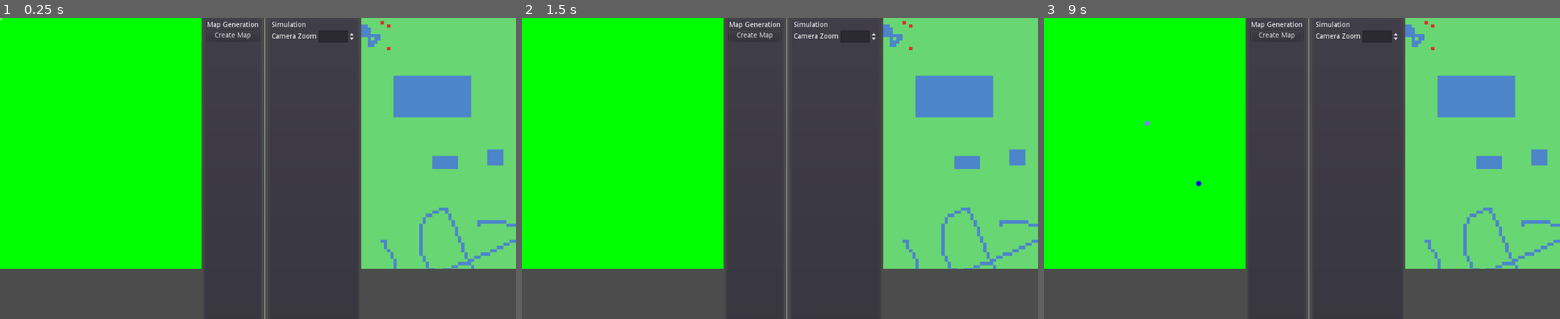
Above: before the commit, frames 1-3 (left to right).
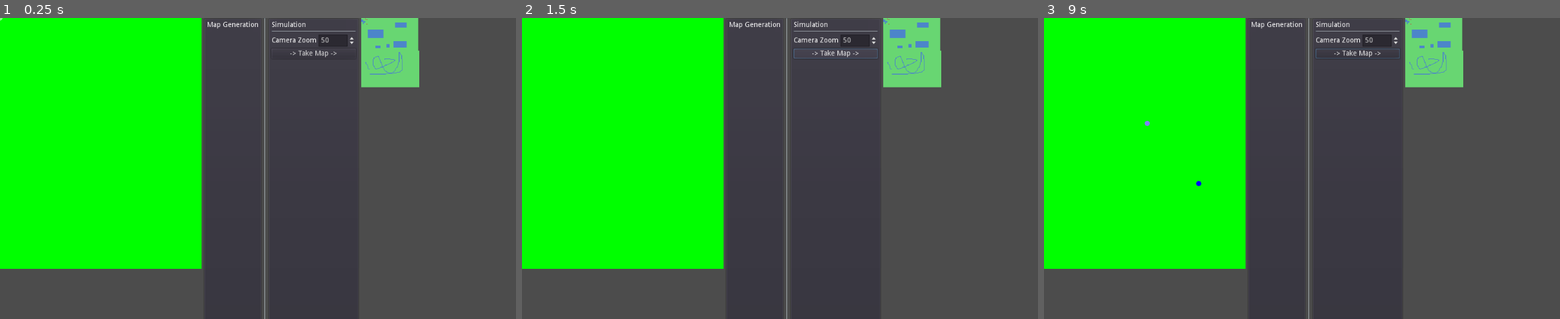
Above: after the commit, the same moments.

Repository: PSchlagnitweit/darwin_selection
Game: Godot game, scene res://scenes/Main.tscn
Two runs of this game, one before a commit and one after it. Both use one fixed random seed, a clock stepped at 60 frames per second and the inputs below. This scene is started directly instead of the project's main scene.
Inputs (mouse positions are in pixels of both pictures, inside the frame that each line leads up to):
- Up to frame 1 (0.25 s): no input
- Up to frame 2 (1.5 s): click (754, 36) at 0.5 s, where only the run before the commit has a clickable "Create Map"; click (836, 54) at 1.25 s, where only the run after the commit has a clickable "-> Take Map ->"
- Up to frame 3 (9 s): click (1276, 36) at 2 s, where only the run before the commit has a clickable "Create Map"; click (1358, 54) at 2.75 s, where only the run after the commit has a clickable "-> Take Map ->"; click (1276, 36) at 3.5 s, where only the run before the commit has a clickable "Create Map"; click (1358, 54) at 4.25 s, where only the run after the commit has a clickable "-> Take Map ->"; tap Enter at 5, 6.5, 8 s; move the mouse to (1415, 153) at 5.02 s; click (1415, 153) at 5.17 s; tap Space at 5.75, 7.25, 8.75 s; move the mouse to (1198, 183) at 5.77 s; click (1198, 183) at 5.92 s; move the mouse to (1353, 102) at 6.52 s; click (1353, 102) at 6.67 s; move the mouse to (1276, 228) at 7.27 s; click (1276, 228) at 7.42 s; move the mouse to (1456, 213) at 8.02 s; click (1456, 213) at 8.17 s; move the mouse to (1147, 123) at 8.77 s; click (1147, 123) at 8.92 s

The runs differ from the first frame. In frame 1, 23% of the frame differs, in the area x 41-100%, y 0-84%; in frame 2, 23%; in frame 3, 23%.
Error after the commit: Invalid call. Nonexistent function 'fillFromTexture' in base 'TileMap'. (res://scripts/SimulationUI.gd:22)

Commit message:
feat(mapgen): Enable taking over generated (drawn) map

Diff:
--- a/scenes/Main.tscn
+++ b/scenes/Main.tscn
@@ -23,72 +23,77 @@
 
 [node name="MapGen" parent="VBoxContainer/MapGenViewportContainer/Viewport" instance=ExtResource( 3 )]
 
-[node name="HBoxContainer" type="HBoxContainer" parent="VBoxContainer"]
+[node name="UI" type="HBoxContainer" parent="VBoxContainer"]
 margin_left = 404.0
 margin_right = 713.0
 margin_bottom = 798.0
 
-[node name="MapGenUI" type="PanelContainer" parent="VBoxContainer/HBoxContainer"]
+[node name="MapGenUI" type="PanelContainer" parent="VBoxContainer/UI"]
 margin_right = 116.0
 margin_bottom = 798.0
 
-[node name="VBoxContainer" type="VBoxContainer" parent="VBoxContainer/HBoxContainer/MapGenUI"]
+[node name="VBoxContainer" type="VBoxContainer" parent="VBoxContainer/UI/MapGenUI"]
 margin_left = 7.0
 margin_top = 7.0
 margin_right = 109.0
 margin_bottom = 791.0
 
-[node name="Title" type="Label" parent="VBoxContainer/HBoxContainer/MapGenUI/VBoxContainer"]
+[node name="Title" type="Label" parent="VBoxContainer/UI/MapGenUI/VBoxContainer"]
 margin_right = 102.0
 margin_bottom = 14.0
 text = "Map Generation"
 
-[node name="CreateMapButton" type="Button" parent="VBoxContainer/HBoxContainer/MapGenUI/VBoxContainer"]
-margin_top = 18.0
-margin_right = 102.0
-margin_bottom = 38.0
-text = "Create Map"
-
-[node name="VSeparator" type="VSeparator" parent="VBoxContainer/HBoxContainer"]
+[node name="VSeparator" type="VSeparator" parent="VBoxContainer/UI"]
 margin_left = 120.0
 margin_right = 124.0
 margin_bottom = 798.0
 
-[node name="SimulationUI" type="PanelContainer" parent="VBoxContainer/HBoxContainer"]
+[node name="SimulationUI" type="PanelContainer" parent="VBoxContainer/UI"]
 margin_left = 128.0
 margin_right = 309.0
 margin_bottom = 798.0
 script = ExtResource( 2 )
 
-[node name="VBoxContainer" type="VBoxContainer" parent="VBoxContainer/HBoxContainer/SimulationUI"]
+[node name="VBoxContainer" type="VBoxContainer" parent="VBoxContainer/UI/SimulationUI"]
 margin_left = 7.0
 margin_top = 7.0
 margin_right = 174.0
 margin_bottom = 791.0
 
-[node name="Title" type="Label" parent="VBoxContainer/HBoxContainer/SimulationUI/VBoxContainer"]
+[node name="Title" type="Label" parent="VBoxContainer/UI/SimulationUI/VBoxContainer"]
 margin_right = 167.0
 margin_bottom = 14.0
 text = "Simulation"
 
-[node name="GridContainer" type="GridContainer" parent="VBoxContainer/HBoxContainer/SimulationUI/VBoxContainer"]
+[node name="HSeparator" type="HSeparator" parent="VBoxContainer/UI/SimulationUI/VBoxContainer"]
 margin_top = 18.0
 margin_right = 167.0
-margin_bottom = 42.0
+margin_bottom = 22.0
+
+[node name="GridContainer" type="GridContainer" parent="VBoxContainer/UI/SimulationUI/VBoxContainer"]
+margin_top = 26.0
+margin_right = 167.0
+margin_bottom = 50.0
 columns = 2
 
-[node name="Label" type="Label" parent="VBoxContainer/HBoxContainer/SimulationUI/VBoxContainer/GridContainer"]
+[node name="Label" type="Label" parent="VBoxContainer/UI/SimulationUI/VBoxContainer/GridContainer"]
 margin_top = 5.0
 margin_right = 89.0
 margin_bottom = 19.0
 text = "Camera Zoom"
 
-[node name="CameraZoomSpinBox" type="SpinBox" parent="VBoxContainer/HBoxContainer/SimulationUI/VBoxContainer/GridContainer"]
+[node name="CameraZoomSpinBox" type="SpinBox" parent="VBoxContainer/UI/SimulationUI/VBoxContainer/GridContainer"]
 margin_left = 93.0
 margin_right = 167.0
 margin_bottom = 24.0
 min_value = 1.0
 value = 10.0
+
+[node name="TakeMapButton" type="Button" parent="VBoxContainer/UI/SimulationUI/VBoxContainer"]
+margin_top = 54.0
+margin_right = 167.0
+margin_bottom = 74.0
+text = "-> Take Map ->"
 
 [node name="MapViewportContainer" type="ViewportContainer" parent="VBoxContainer"]
 margin_left = 717.0
@@ -100,7 +105,7 @@
 handle_input_locally = false
 render_target_update_mode = 3
 
-[node name="TileMap" parent="VBoxContainer/MapViewportContainer/Viewport" instance=ExtResource( 1 )]
+[node name="Simulation" parent="VBoxContainer/MapViewportContainer/Viewport" instance=ExtResource( 1 )]
 
 [node name="Camera2D" type="Camera2D" parent="VBoxContainer/MapViewportContainer/Viewport"]
 anchor_mode = 0
--- a/scenes/MapGen.tscn
+++ b/scenes/MapGen.tscn
@@ -1,9 +1,10 @@
-[gd_scene load_steps=6 format=2]
+[gd_scene load_steps=7 format=2]
 
 [ext_resource path="res://scripts/mapgen/Sprite1.gd" type="Script" id=1]
 [ext_resource path="res://scripts/mapgen/Sprite2.gd" type="Script" id=2]
 [ext_resource path="res://scripts/mapgen/TextureRectFinalDisplay.gd" type="Script" id=3]
 [ext_resource path="res://material/MapGenShaderMaterial.tres" type="Material" id=4]
+[ext_resource path="res://scripts/mapgen/MapGen.gd" type="Script" id=5]
 
 [sub_resource type="ViewportTexture" id=1]
 viewport_path = NodePath("Viewport2")
@@ -11,6 +12,7 @@
 [node name="MapGen" type="Control"]
 margin_right = 40.0
 margin_bottom = 40.0
+script = ExtResource( 5 )
 
 [node name="Viewport1" type="Viewport" parent="."]
 size = Vector2( 500, 500 )
--- /dev/null
+++ b/scripts/Simulation.gd
@@ -0,0 +1,25 @@
+extends TileMap
+
+# Tile Indexes:
+# 	0 Food
+# 	1 Land
+# 	2 Water
+# 	3 Eaten Food
+
+func fillFromTexture(texture: Texture):
+	print("fillFromTexture")
+	var image: Image = texture.get_data()
+	# self.clear()
+	image.lock()
+	for x in image.get_width():
+		for y in image.get_height():
+			var col: Color = image.get_pixel(x, y)
+			var tile: int = -1
+			if col.r > 0:
+				tile = 0
+			elif col.g > 0:
+				tile = 1
+			elif col.b > 0:
+				tile = 2
+			self.set_cell(x, y, tile)
+	image.unlock()
--- a/scripts/SimulationUI.gd
+++ b/scripts/SimulationUI.gd
@@ -2,13 +2,21 @@
 
 onready var cameraZoomSpinBox = $"VBoxContainer/GridContainer/CameraZoomSpinBox"
 onready var camera:Camera2D = $"../../MapViewportContainer/Viewport/Camera2D"
+onready var takeMapButton = $"VBoxContainer/TakeMapButton"
+onready var mapGen = $"../../MapGenViewportContainer/Viewport/MapGen"
+onready var simulation = $"../../MapViewportContainer/Viewport/Simulation"
 
 func _ready():
 	cameraZoomSpinBox.connect("value_changed", self, "on_camera_zoom_change")
-	cameraZoomSpinBox.set_value(10)
-	pass
+	cameraZoomSpinBox.set_value(50)
+
+	takeMapButton.connect("pressed", self, "on_take_map_pressed")
 
 
 func on_camera_zoom_change(value):
 	camera.set_zoom(Vector2(value, value))
-	pass
+
+func on_take_map_pressed():
+	print("on_take_map_pressed")
+	var texture: Texture = mapGen.getTexture()
+	simulation.fillFromTexture(texture)
--- /dev/null
+++ b/scripts/mapgen/MapGen.gd
@@ -0,0 +1,6 @@
+extends Control
+
+onready var textureRectFinalDisplay:TextureRect = $"TextureRectFinalDisplay"
+
+func getTexture() -> Texture:
+	return textureRectFinalDisplay.texture
